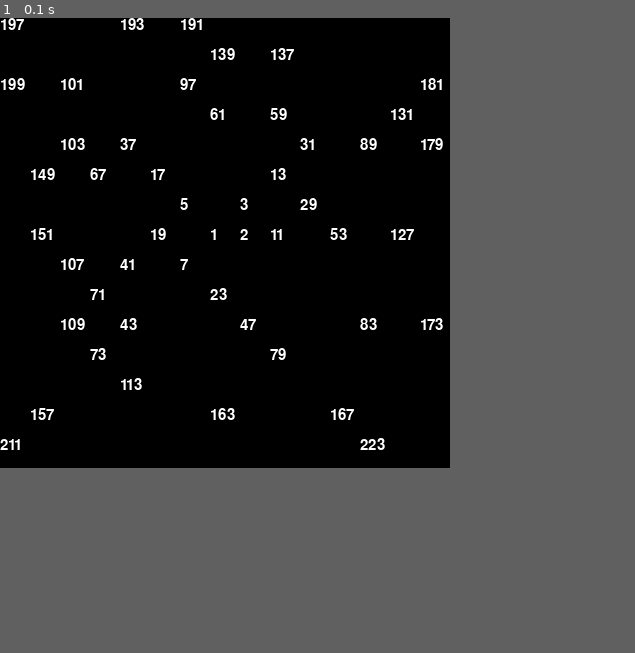
Above: before the commit, frame 1.
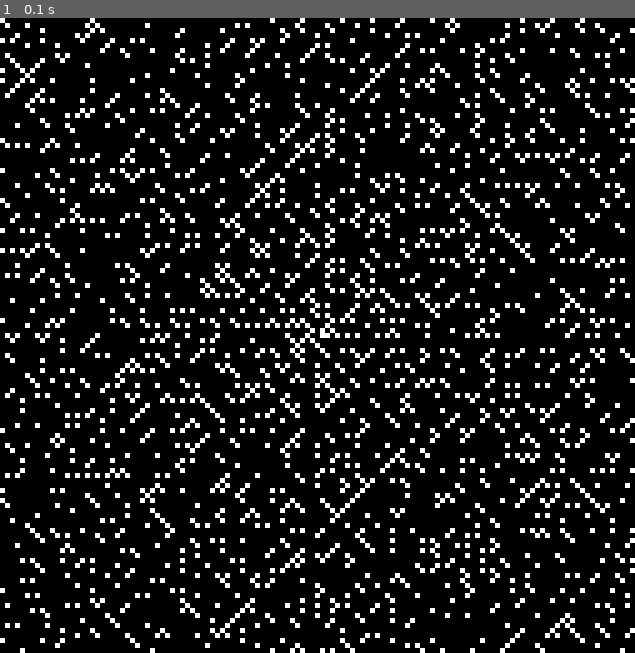
Above: after the commit, the same moment.

Repository: bobbarnes1981/PyGameUlamSpiral
Game: pygame game, started from spiral/__main__.py
Two runs of this game, one before a commit and one after it. Both use one fixed random seed, a clock stepped at 60 frames per second and the inputs below.
Inputs:
- Up to frame 1 (0.1 s): no input
In our replay, the window is 450x450 before the commit and 635x635 after it. These sizes can differ from the game's own. Grey fills any space a smaller window leaves; there, only what the larger window draws over its background counts as a difference.

The runs differ from the first frame. In frame 1, 13% of the frame differs, in the area x 0-100%, y 0-100%.

Commit message:
draw squares

Diff:
--- a/spiral/solver.py
+++ b/spiral/solver.py
@@ -7,10 +7,10 @@
     def __init__(self, delay: float) -> None:
         self._delay = delay
 
-        self._rows = 15
-        self._cols = 15
-        self._cellheight = 30
-        self._cellwidth = 30
+        self._rows = 127
+        self._cols = 127
+        self._cellheight = 5
+        self._cellwidth = 5
 
         self._running = True
         self._display_surf = None
@@ -30,8 +30,8 @@
         max_steps = 1
         loop_count = 0
         max_loops = 2
-        x = 7
-        y = 7
+        x = self._rows//2
+        y = self._cols//2
         dir_x = +1
         dir_y = 0
         for i in range(0, self._cols * self._rows):
@@ -42,7 +42,7 @@
             if p:
                 self._grid[index] = i+1
             else:
-                self._grid[index] = ''
+                self._grid[index] = None
             x += dir_x
             y += dir_y
             step_count += 1
@@ -70,7 +70,13 @@
                     max_steps += 1
     def is_prime(self, num):
         # slow prime calc
-        for i in range(2, num):
+        if num == 1:
+            return False
+        if num == 2:
+            return True
+        if num % 2 == 0:
+            return False
+        for i in range(3, num, 2):
             if num % i == 0:
                 return False
         return True
@@ -104,9 +110,12 @@
         self._display_surf.fill((0,0,0))
         for r in range(0, self._rows):
             for c in range(self._cols):
-                text = str(self._grid[c+(r*self._cols)])
-                img = self.font_s.render(text, True, (255,255,255))
-                self._display_surf.blit(img, (c*self._cellwidth, r*self._cellheight))
+                num = self._grid[c+(r*self._cols)]
+                if num != None:
+                    pygame.draw.rect(self._display_surf, (255,255,255), (c*self._cellwidth, r*self._cellheight, self._cellwidth, self._cellheight), 0)
+                    #text = str(self._grid[c+(r*self._cols)])
+                    #img = self.font_s.render(text, True, (255,255,255))
+                    #self._display_surf.blit(img, (c*self._cellwidth, r*self._cellheight))
         pygame.display.update()
     def on_cleanup(self) -> None:
         pygame.quit()
